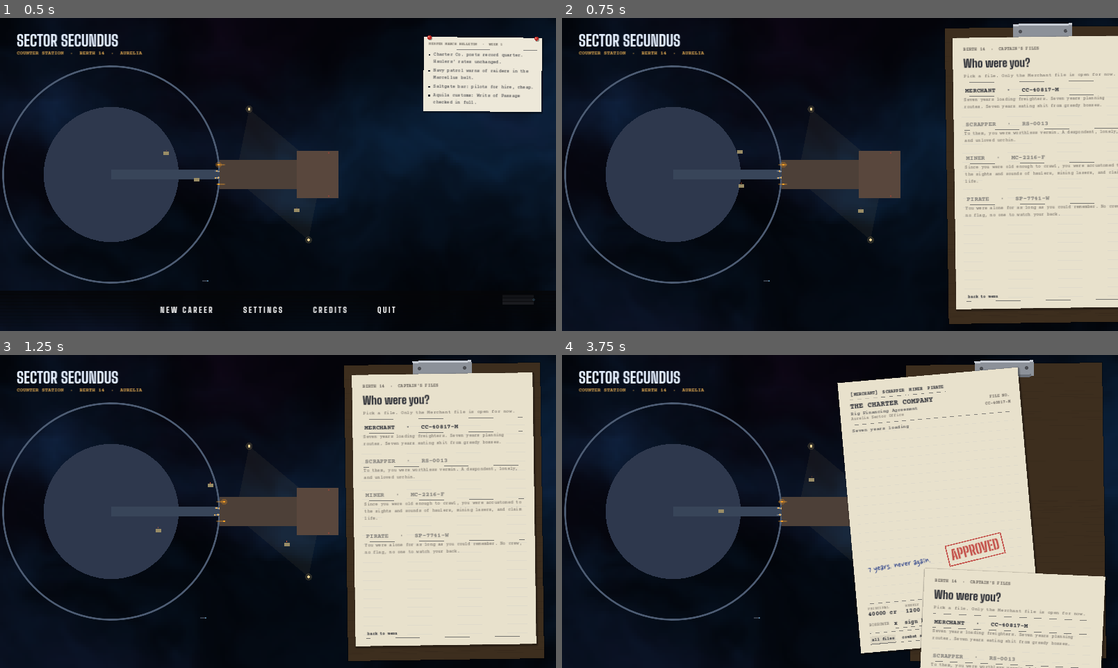
Above: before the commit, frames 1-4 (two rows, left to right).
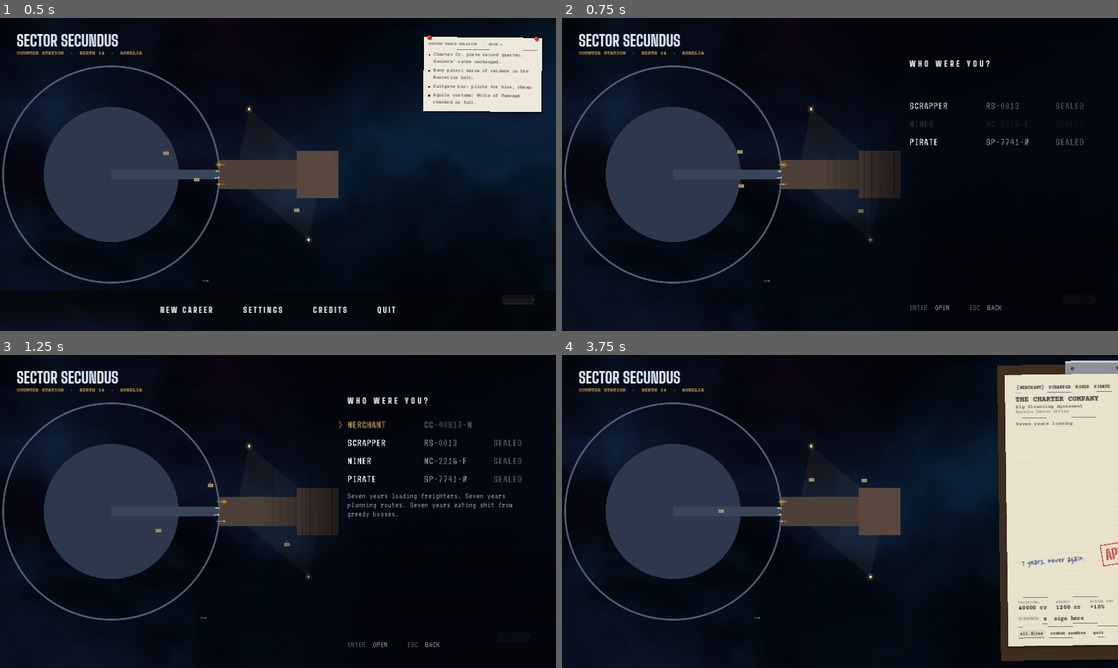
Above: after the commit, the same moments.

Repository: Donkey-Haute-01000001/Starry-Cluster
Game: Godot game, scene res://scenes/start.tscn
The game is run twice, just before and just after one commit, with the same random seed, the same clock (stepped at 60 frames per second) and the same inputs.
Inputs (mouse positions are in pixels of both pictures, inside the frame that each line leads up to):
- Up to frame 1 (0.5 s): no input
- Up to frame 2 (0.75 s): click "NEW CAREER" at 0.5 s
- Up to frame 3 (1.25 s): no input
- Up to frame 4 (3.75 s): click (1006, 633) at 1.25 s, where only the run before the commit has a clickable "back to menu"; click (751, 646) at 2 s, where only the run before the commit has a clickable "NEW CAREER"; click (1006, 426) at 2.75 s, where only the run before the commit has a clickable "MERCHANT · CC-40817-M"; click "all files" at 3.5 s

Frame 1 is identical in both runs. In frame 2, 32% of the frame differs, in the area x 53-100%, y 1-98%; in frame 3, 36%; in frame 4, 40%, in the area x 49-100%, y 1-100%.

Commit message:
UI: New career start picker in neon; picked start's file opens on the clipboard
Co-Authored-By: Claude Opus 5.5 <noreply@anthropic.com>
Claude-Session: https://claude.ai/code/session_01YXxgp2YbPcjuoa3UuYJDMk

Diff:
--- a/scripts/neon_menu.gd
+++ b/scripts/neon_menu.gd
@@ -27,6 +27,7 @@
 ##   "step": Callable(dir: int)   left / right (a click steps +1, right click -1)
 ##   "tint": {cell index: Color}  colour for one cell
 ##   "danger": true   red when picked
+##   "blurb": String  a few dim lines under the list while this row is picked
 var rows: Array = []
 var cols: Array = []                 ## x offset of each cell from the left edge
 var heads: Array = []                ## optional small column heads
@@ -321,6 +322,11 @@
 
 	if note != "":
 		draw_string(talk, Vector2(x0, size.y - 104.0), note.to_upper(), HORIZONTAL_ALIGNMENT_LEFT, 560, SMALL, Color(note_col, head_a))
+	# A row's own blurb, under the list, while it's picked.
+	if not rows.is_empty() and rows[sel].has("blurb"):
+		var by := _row_y(rows.size() - 1) + row_h * 0.5 + 30.0
+		draw_multiline_string(talk, Vector2(x0, by), str(rows[sel]["blurb"]), HORIZONTAL_ALIGNMENT_LEFT,
+			540, 24, 6, Color(DIM, _flicker(rows.size() + 1)))
 
 	_hint_rects.clear()
 	var hs := hints
--- a/scripts/start_screen.gd
+++ b/scripts/start_screen.gd
@@ -92,16 +92,14 @@
 			_show_register.call_deferred()
 			_snapshot.call_deferred(a.substr(15))
 		elif a.begins_with("--files-shot="):
-			_open_board()
-			_show_index(false)
+			_show_starts.call_deferred()
 			_snapshot.call_deferred(a.substr(13))
 		elif a == "--pick-test":
 			# New career -> Merchant should open the Merchant file.
-			_open_board()
-			_show_index(false)
-			_pick(0)
-			print("[pick] opened file %d" % _selected)
-			get_tree().quit.call_deferred()
+			(func():
+				_show_starts()._open(0)
+				print("[pick] opened file %d" % _selected)
+				get_tree().quit()).call_deferred()
 		elif a.begins_with("--credits-shot="):
 			_show_credits()
 			_credits_shot.call_deferred(a.substr(15))
@@ -206,10 +204,7 @@
 		_menu_button("CONTINUE", _continue, Career.save_summary())
 	if not Career.list_careers().is_empty():
 		_menu_button("CAREERS", _show_register)
-	# The clipboard slides in with the page already on it (no second page swipe).
-	_menu_button("NEW CAREER", func():
-		_open_board()
-		_show_index(false))
+	_menu_button("NEW CAREER", _show_starts)
 	_menu_button("SETTINGS", _show_settings)
 	_menu_button("CREDITS", _show_credits)
 	_menu_button("QUIT", func(): get_tree().quit())
@@ -366,38 +361,46 @@
 	Sfx.play("paper", -4.0)
 
 
-## The career files, none opened yet: pick one.
-func _show_index(animate := true) -> void:
-	_selected = -1   # no file open: any pick opens one
-	var page := _new_page(animate)
-	var v := _sheet_body(page)
-	_type(v, "BERTH 14  ·  CAPTAIN'S FILES", 13, true, UIStyle.INK_FADED)
-	_label(v, "Who were you?", Data.font_bold, 34, UIStyle.INK_TYPE)
-	_type(v, "Pick a file. Only the Merchant file is open for now.", 14, false, UIStyle.INK_FADED)
-	_rule(v)
+## New career: the starts in neon. Pick one and its file comes up on the
+## clipboard, the opening typing onto it.
+func _show_starts() -> NeonMenu:
+	_set_menu_shown(false)
+	var m := NeonMenu.new()
+	m.title = "WHO WERE YOU?"
+	m.cols = [0.0, 220.0, 420.0]
+	var r := []
 	for k in Data.starts.size():
 		var st: Dictionary = Data.starts[k]
-		var row := VBoxContainer.new()
-		row.add_theme_constant_override("separation", 2)
-		v.add_child(row)
-		var b := _type_button(row, "%s   ·   %s" % [st["name"].to_upper(), st["doc"]["file"]], _pick.bind(k), 18)
-		if not st["playable"]:
-			b.add_theme_color_override("font_color", Color(UIStyle.INK_TYPE, 0.55))
 		var first := Neon.plain(st["beats"][0]).replace("\n", " ")
 		var cut := first.find(".", 60)
-		var t := _type(row, first.substr(0, cut + 1) if cut > 0 else first, 13, false, UIStyle.INK_FADED)
-		t.autowrap_mode = TextServer.AUTOWRAP_WORD_SMART
-		t.custom_minimum_size = Vector2(PAPER_W - 70, 0)
-		var gap := Control.new()
-		gap.custom_minimum_size = Vector2(0, 8)
-		v.add_child(gap)
-	var spacer := Control.new()
-	spacer.size_flags_vertical = Control.SIZE_EXPAND_FILL
-	v.add_child(spacer)
-	_type_button(v, "back to menu", _close_board, 12)
-
-
-## Settings: the flight controls, as a checklist.
+		r.append({"cells": [st["name"], st["doc"]["file"], "" if st["playable"] else "sealed"],
+			"tint": {1: NeonMenu.DIM, 2: NeonMenu.OFF},
+			"blurb": first.substr(0, cut + 1) if cut > 0 else first})
+	m.set_rows(r)
+	add_child(m)
+	m.chosen.connect(func(k):
+		m.queue_free()
+		_selected = -1
+		_open_board()
+		_show_file(k, true))
+	m.back.connect(func():
+		m.queue_free()
+		_set_menu_shown(true))
+	return m
+
+
+## From a file back to the list of starts: the clipboard slides away first.
+func _board_to_starts() -> void:
+	var tw := create_tween()
+	var home := _board.position
+	tw.tween_property(_board, "position:x", home.x + 700.0, 0.3).set_trans(Tween.TRANS_QUAD).set_ease(Tween.EASE_IN)
+	tw.tween_callback(func():
+		_board.visible = false
+		_board.position = home
+		_show_starts())
+	Sfx.play("paper", -6.0)
+
+
 ## Settings and Controls: neon pages, shared with the pause menu.
 func _show_settings() -> NeonSettings:
 	_set_menu_shown(false)
@@ -683,7 +686,7 @@
 	var foot := HBoxContainer.new()
 	foot.add_theme_constant_override("separation", 14)
 	v.add_child(foot)
-	_type_button(foot, "all files", func(): _show_index(true), 12)
+	_type_button(foot, "all files", _board_to_starts, 12)
 	_type_button(foot, "combat sandbox", func():
 		Data.mode = "sandbox"
 		get_tree().change_scene_to_file("res://scenes/main.tscn"), 12)
Not shown, changed: docs/ROADMAP.md
